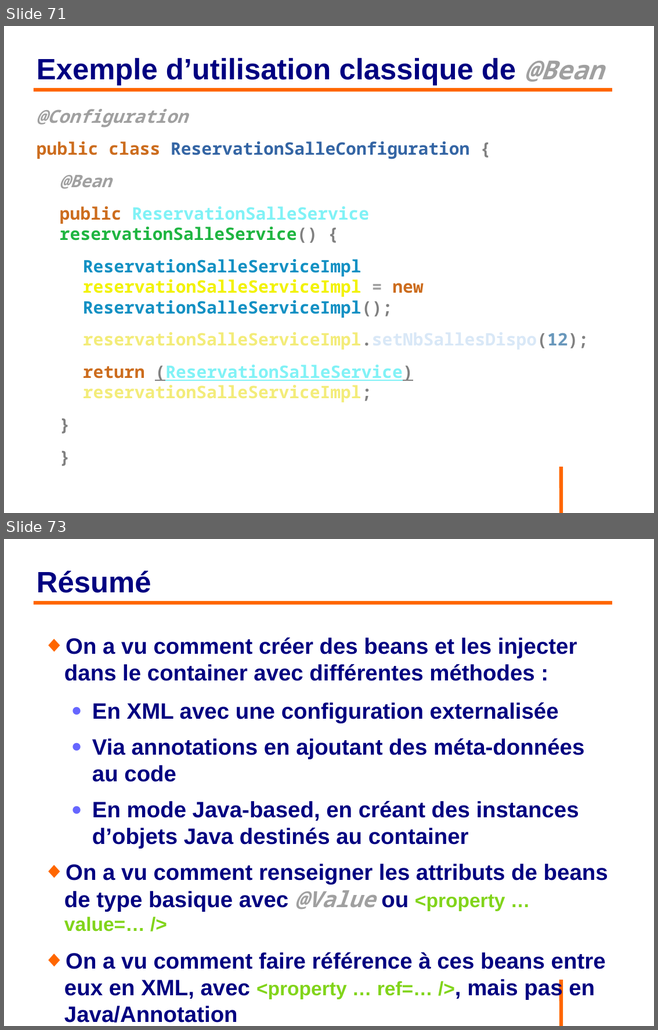
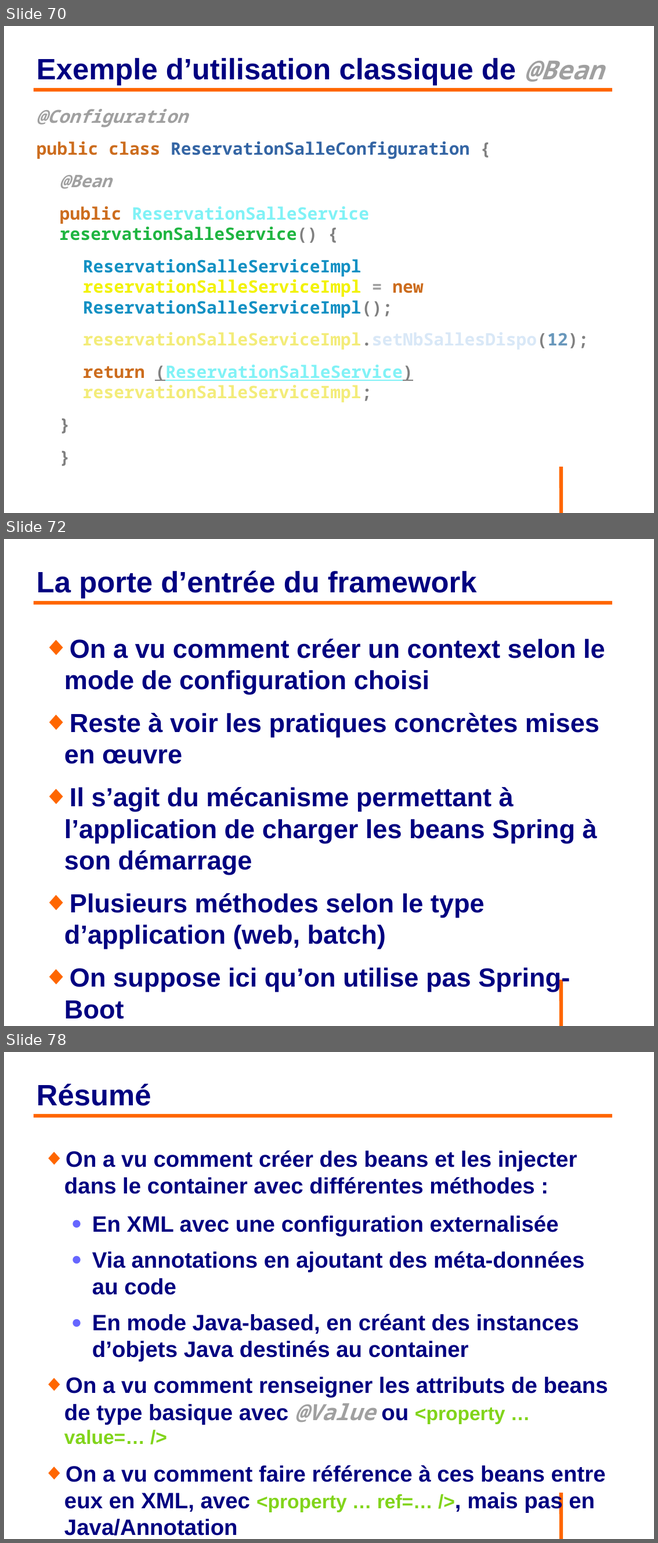
Before and after one commit to philphils/formation-spring, a slide deck: Documentation/diapo_formation_spring.odp. Shown one above the other, each under a label of ours: slides 71 and 73 before the commit, slides 70, 72 and 78 after it; the slides between them are not shown. The pictures are 658x1030 and 658x1543 pixels, drawn with LibreOffice and Linux fonts; fonts in the diff are those of the drawing; background and template pictures are left out. Boxes give left, top, right and bottom in pixels: in the first picture for what was removed or moved away, otherwise in the second. Text is boxed around its words. In the diff, an @@ line names an element or a change of style, - is before the commit and + after.

Commit message:
Ajout partie la création du context

```diff
--- a/Documentation/diapo_formation_spring.odp
+++ b/Documentation/diapo_formation_spring.odp
@@ slide 72 added at (4,539,654,1026), background #FFFFFF; not listed: 1 template element that a slide beside it also shows @@
@@ title added at (36,570,477,598), 36 pt, text #000080, bold @@
+La porte d’entrée du framework
@@ line added from (34, 603) to (612, 603), #FF6600 4.54 pt @@
@@ text added at (64,639,605,1019), 32 pt, text #000080, bold @@
+◆ On a vu comment créer un context selon le mode de configuration choisi
+◆ Reste à voir les pratiques concrètes mises en œuvre
+◆ Il s’agit du mécanisme permettant à l’application de charger les beans Spring à son démarrage
+◆ Plusieurs méthodes selon le type d’application (web, batch)
+◆ On suppose ici qu’on utilise pas Spring-Boot
@@ what was slide 71 is now slide 70 @@
@@ what was slide 73 is now slide 78 @@
```
Also in this commit, not shown: 2 slides changed, 5 other slides added, 1 slide removed.
